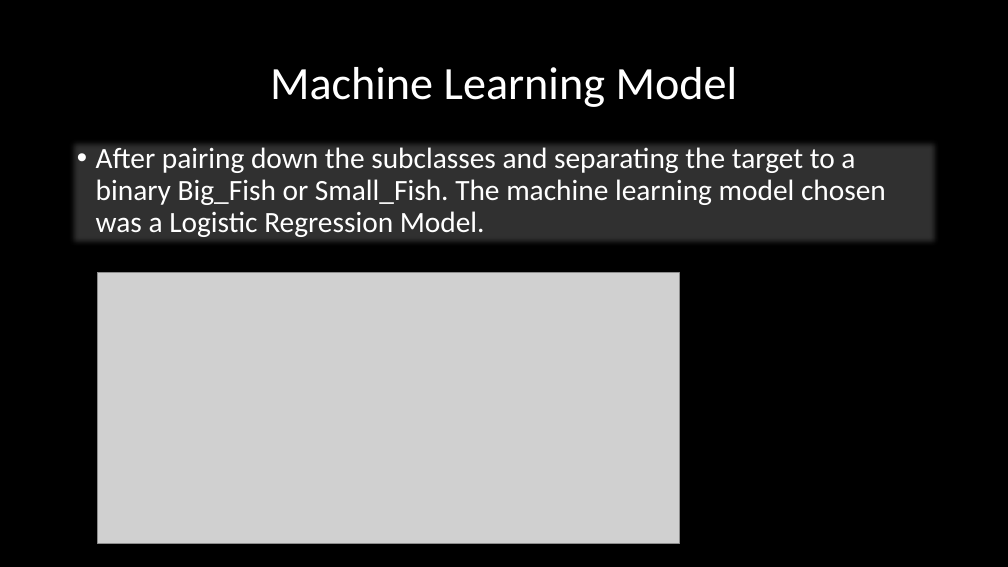
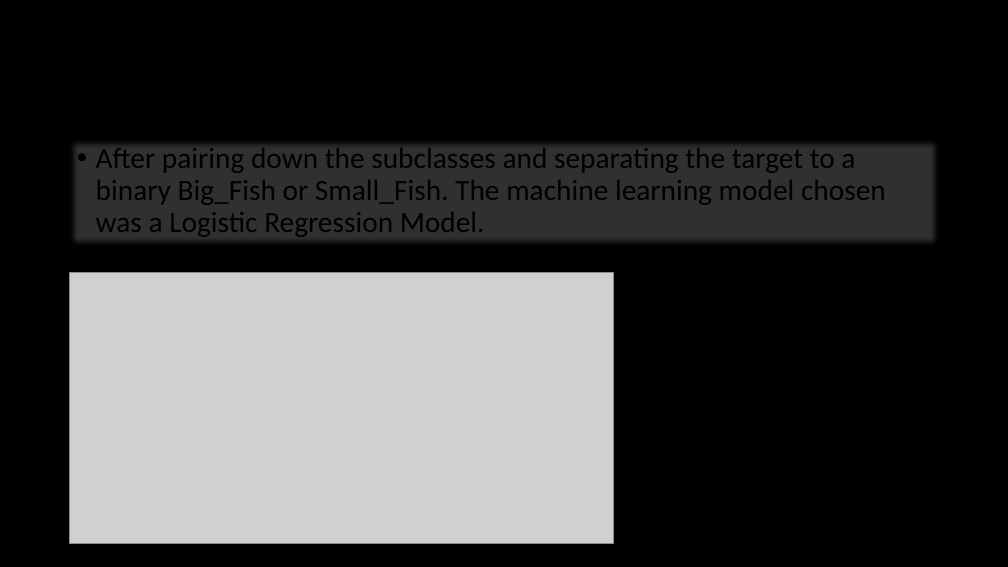
Before and after one commit to marveld21/Final-Project_Bass_Fishing_Analysis, a slide deck: slide 6 of Presentation.pptx (slide 5 before the commit). Drawn at 1008x567 pixels with LibreOffice and Linux fonts; fonts in the diff are those of the drawing; grey boxes stand for pictures; background and template pictures are left out. Boxes give left, top, right and bottom in pixels: in the first picture for what was removed or moved away, otherwise in the second. Text is boxed around its words. In the diff, an @@ line names an element or a change of style, - is before the commit and + after.

```diff
--- a/Presentation.pptx
+++ b/Presentation.pptx
@@ title "Machine Learning Model" at (70, 30, 939, 140): text colour #FFFFFF to #000000 @@
@@ text "After pairing down the subclasses ..." at (70, 140, 939, 246): text colour #FFFFFF to #000000 @@
@@ picture: place and size @@
-picture at (98, 273, 680, 544)
+picture at (70, 273, 614, 544)
```
Also in this commit, not shown: 5 other slides changed, 2 slides added.
